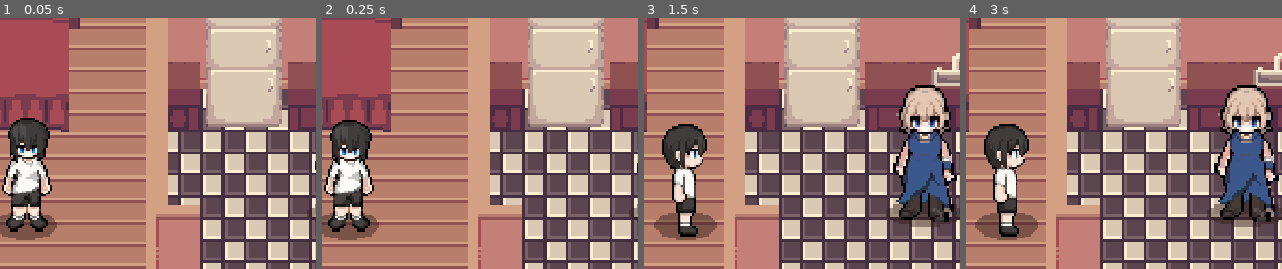
Above: before the commit, frames 1-4 (left to right).
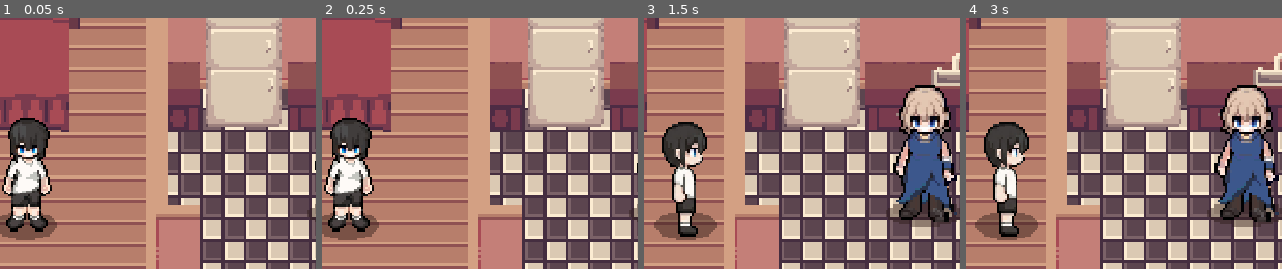
Above: after the commit, the same moments.

Repository: HandarooNgoding/Godot-English-DMG-12
Game: Godot game, scene res://Scenes/MainHub.tscn
Two runs of this game, one before a commit and one after it. Both use one fixed random seed, a clock stepped at 60 frames per second and the inputs below.
Inputs (mouse positions are % of the whole screen's width and height, from its top left):
- Up to frame 1 (0.05 s): no input
- Up to frame 2 (0.25 s): no input
- Up to frame 3 (1.5 s): tap Enter at 0.5 s; move the mouse to (65, 45) at 0.52 s; hold D (right) 0.53-1.25 s; hold E (interact) 0.53-1.25 s; click (65, 45) at 0.67 s; drag from (11, 55) to (75, 45) at 1.27 s
- Up to frame 4 (3 s): move the mouse to (49, 28) at 2.02 s; hold D (right) 2.03-2.75 s; hold E (interact) 2.03-2.75 s; drag from (30, 70) to (outside the picture) at 2.77 s
The pictures show only the part of the screen within x 30-80%, y 19-69%; the shares and areas given below are measured in that part.

Frame 1 is identical in both runs. In frame 2, 0.7% of the frame differs, in the area x 2-16%, y 39-59%; in frame 3, 0.7%, in the area x 5-20%, y 41-61%; in frame 4, 0.7%.

Commit message:
Version 0.8

Diff:
--- a/Scenes/LetterWheel.tscn
+++ b/Scenes/LetterWheel.tscn
@@ -5,6 +5,7 @@
 [node name="LetterWheel" type="CanvasLayer" unique_id=146037861]
 script = ExtResource("1_g6fon")
 detection_radius = 20.0
+wheel_background_color = Color(0.43137255, 0.43137255, 0.43137255, 1)
 
 [node name="BackgroundTexture" type="TextureRect" parent="." unique_id=270211582]
 anchors_preset = 15
--- a/Scenes/MainHub.tscn
+++ b/Scenes/MainHub.tscn
@@ -5,10 +5,11 @@
 [ext_resource type="PackedScene" uid="uid://2ks4yvrj1mjo" path="res://Scenes/NPC.tscn" id="2_q0wjt"]
 [ext_resource type="PackedScene" uid="uid://blhvqwpnxyqh4" path="res://Scenes/LetterWheel.tscn" id="4_5pwdv"]
 [ext_resource type="Texture2D" uid="uid://c0uslwhsls4sd" path="res://Images/TheMother.png" id="4_hcjkg"]
-[ext_resource type="Texture2D" uid="uid://5207y3p7p44i" path="res://Images/background_room.png" id="5_hcjkg"]
+[ext_resource type="Texture2D" uid="uid://c1flypt6yt8mu" path="res://Images/BGdapur.png" id="5_a62xv"]
 [ext_resource type="Texture2D" uid="uid://c4bgtqubr0e0o" path="res://Images/InteriorTilesLITE.png" id="5_l8vcx"]
 [ext_resource type="Texture2D" uid="uid://b5s3ny7cyoe1i" path="res://Images/TheFather.png" id="6_g5ubj"]
-[ext_resource type="Texture2D" uid="uid://pmpl4jdsdqyc" path="res://Images/Airbrush-image-extender.jpeg" id="7_g5ubj"]
+[ext_resource type="Texture2D" uid="uid://boseyu8ajv3iv" path="res://Images/BGgarasi.png" id="7_qj5f4"]
+[ext_resource type="Texture2D" uid="uid://dii6rxn7ca5x5" path="res://Images/BGkamar.png" id="9_q1l7o"]
 [ext_resource type="Texture2D" uid="uid://dt1fcd2ivawpw" path="res://Images/TheSister.png" id="10_g5ubj"]
 [ext_resource type="Texture2D" uid="uid://4pna8525warx" path="res://Images/carGarage.png" id="11_thksv"]
 
@@ -1829,20 +1830,21 @@
 npc_name = "Mom"
 quest_words = Array[String](["DOG", "JOG", "LOG", "SAD", "MAD", "BAD", "CAT", "BAT", "HAT"])
 npc_animations = SubResource("SpriteFrames_f57cu")
-quest_background_image = ExtResource("5_hcjkg")
+quest_background_image = ExtResource("5_a62xv")
 dialogue_text = "Feast your eyes! I am NPC 1, the keeper of the fabled quest 1... Would you like to challenge me?"
 
 [node name="Father" parent="." unique_id=395904926 instance=ExtResource("2_q0wjt")]
 z_index = 1
 position = Vector2(559, 384)
 npc_animations = SubResource("SpriteFrames_qp3sb")
-quest_background_image = ExtResource("7_g5ubj")
+quest_background_image = ExtResource("7_qj5f4")
 dialogue_text = "Halt! You face NPC 2, the guardian of quest 2... Would you like to challenge me, Mortal?"
 
 [node name="Sister" parent="." unique_id=2016778169 instance=ExtResource("2_q0wjt")]
 z_index = 1
 position = Vector2(558, 208)
 npc_animations = SubResource("SpriteFrames_ec7uc")
+quest_background_image = ExtResource("9_q1l7o")
 
 [node name="LetterWheel" parent="." unique_id=1572874060 instance=ExtResource("4_5pwdv")]
 
--- a/Scenes/Player.tscn
+++ b/Scenes/Player.tscn
@@ -120,7 +120,7 @@
 }],
 "loop": true,
 "name": &"idle_down",
-"speed": 5.0
+"speed": 2.0
 }, {
 "frames": [{
 "duration": 1.0,
@@ -137,7 +137,7 @@
 }],
 "loop": true,
 "name": &"idle_right",
-"speed": 5.0
+"speed": 2.0
 }, {
 "frames": [{
 "duration": 1.0,
@@ -154,7 +154,7 @@
 }],
 "loop": true,
 "name": &"idle_up",
-"speed": 5.0
+"speed": 2.0
 }, {
 "frames": [{
 "duration": 1.0,
@@ -219,8 +219,8 @@
 position = Vector2(-1, 1)
 scale = Vector2(0.725, 0.725)
 sprite_frames = SubResource("SpriteFrames_rpqav")
-animation = &"walk_right"
-frame_progress = 0.16220346
+animation = &"idle_up"
+frame_progress = 0.24611765
 speed_scale = 0.89
 
 [node name="Camera2D" type="Camera2D" parent="." unique_id=1027770846]
--- a/Scenes/new_letter_wheel.gd
+++ b/Scenes/new_letter_wheel.gd
@@ -11,6 +11,11 @@
 # --- Configuration Constants ---
 @export var radius: float = 120.0
 @export var detection_radius: float = 40.0
+
+# INTEGRATED: Circle background rendering settings
+@export var draw_wheel_background: bool = true
+@export var wheel_background_radius: float = 160.0
+@export var wheel_background_color: Color = Color(0, 0, 0, 0.4) # Semi-transparent dark overlay
 
 var words_per_round: int = 3
 var max_rounds: int = 3
@@ -224,6 +229,10 @@
 
 # --- Native Render Snapping Engine ---
 func _on_letters_container_draw() -> void:
+	# INTEGRATED: Renders background circle layer first so it defaults beneath selections
+	if draw_wheel_background:
+		letters_container.draw_circle(Vector2.ZERO, wheel_background_radius, wheel_background_color)
+
 	if selected_indices.size() == 0:
 		return
 
--- a/Scripts/letter_wheel.gd
+++ b/Scripts/letter_wheel.gd
@@ -11,6 +11,9 @@
 # --- Configuration Constants ---
 @export var radius: float = 120.0
 @export var detection_radius: float = 40.0
+@export var draw_wheel_background: bool = true
+@export var wheel_background_radius: float = 160.0 # Slightly larger than the letter radius
+@export var wheel_background_color: Color = Color(0, 0, 0, 0.4) # Semi-transparent dark gray
 
 var words_per_round: int = 3
 var max_rounds: int = 3
@@ -215,14 +218,21 @@
 			break
 
 func _on_letters_container_draw() -> void:
+	# 1. DRAW THE CIRCLE BACKGROUND FIRST (so it renders behind everything else)
+	if draw_wheel_background:
+		# Draws a filled circle centered at (0,0) relative to LettersContainer
+		letters_container.draw_circle(Vector2.ZERO, wheel_background_radius, wheel_background_color)
+
 	if selected_indices.size() == 0:
 		return
 
+	# 2. Draw permanent snapped paths between confirmed index choices
 	for i in range(selected_indices.size() - 1):
 		var start = letter_positions[selected_indices[i]]
 		var end = letter_positions[selected_indices[i + 1]]
 		letters_container.draw_line(start, end, Color.WHITE, 10.0, true)
 
+	# 3. Draw active tracking line running from the last snapped center directly to your cursor
 	if is_dragging:
 		var last_letter_center = letter_positions[selected_indices[-1]]
 		letters_container.draw_line(last_letter_center, current_mouse_local, Color.WHITE, 10.0, true)
Binary file added: Images/BGdapur.png
Not shown, added: Images/BGdapur.png.import
Binary file added: Images/BGgarasi.png
Not shown, added: Images/BGgarasi.png.import
Binary file added: Images/BGkamar.png
Not shown, added: Images/BGkamar.png.import
Binary file added: Images/BGliving.png
Not shown, added: Images/BGliving.png.import
